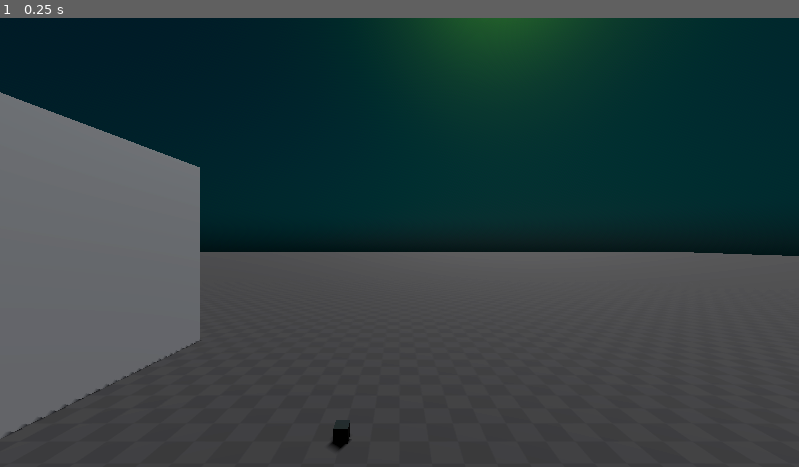
Above: before the commit, frame 1.
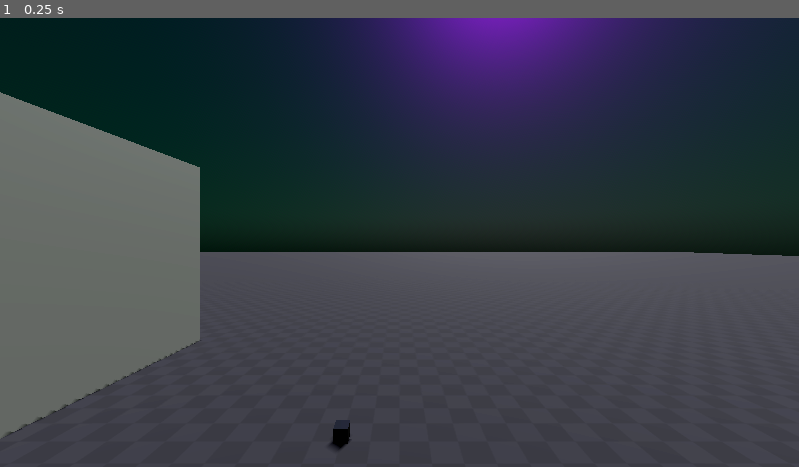
Above: after the commit, the same moment.

Repository: JD-The-65th/cyberbreak
Game: Godot game, scene res://levels/testing_environment.tscn
Two runs of this game, one before a commit and one after it. Both use one fixed random seed, a clock stepped at 60 frames per second and the inputs below.
Inputs:
- Up to frame 1 (0.25 s): no input

The runs differ from the first frame. In frame 1, 19% of the frame differs, in the area x 40-97%, y 0-46%.

Commit message:
Mess around with lighting a bit more

Diff:
--- a/levels/testing_environment.tscn
+++ b/levels/testing_environment.tscn
@@ -14,7 +14,8 @@
 
 [sub_resource type="PhysicalSkyMaterial" id="PhysicalSkyMaterial_gx25x"]
 rayleigh_color = Color(0, 0.282353, 0.521569, 1)
-mie_color = Color(0.917647, 0.686275, 0, 1)
+mie_coefficient = 0.04
+mie_color = Color(0.596078, 0, 0.576471, 1)
 
 [sub_resource type="Sky" id="Sky_6p37l"]
 sky_material = SubResource("PhysicalSkyMaterial_gx25x")
@@ -100,9 +101,6 @@
 
 [node name="RightPhysicsHand" parent="XROrigin3D/RightHand" instance=ExtResource("9_1yrn1")]
 
-[node name="StaticBody3D" type="StaticBody3D" parent="XROrigin3D/RightHand"]
-transform = Transform3D(1, 0, 0, 0, 1, 0, 0, 0, 1, 0.00526053, -0.0380732, 0.115932)
-
 [node name="PlayerBody" parent="XROrigin3D" instance=ExtResource("8_jgb4u")]
 
 [node name="SquareBase" parent="." instance=ExtResource("9_tbnho")]
